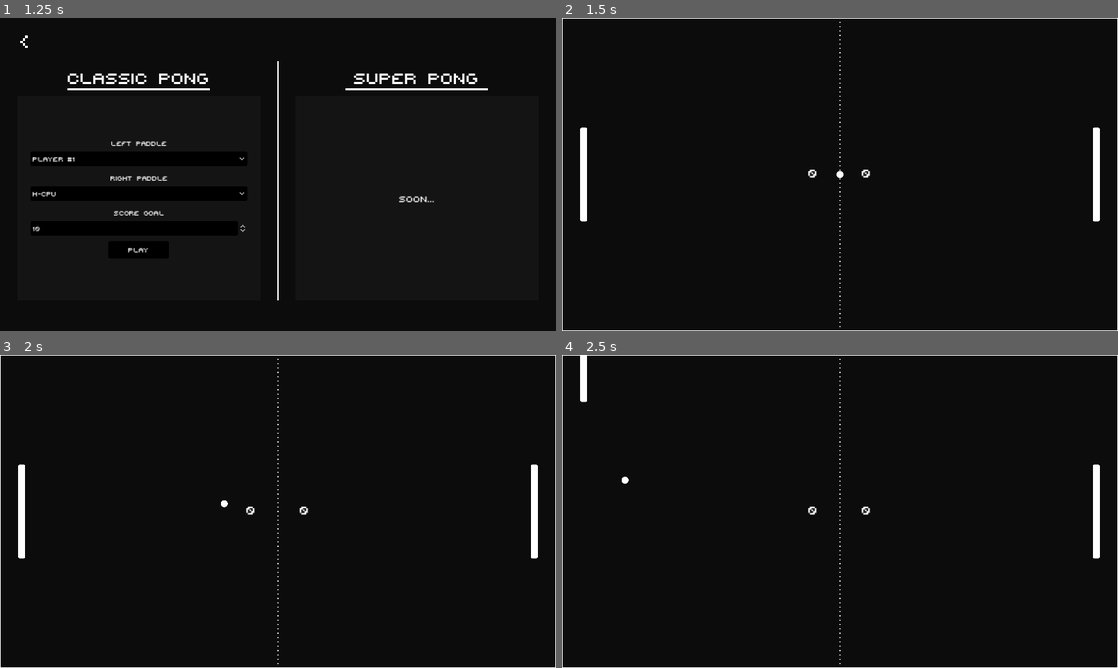
Above: before the commit, frames 1-4 (two rows, left to right).
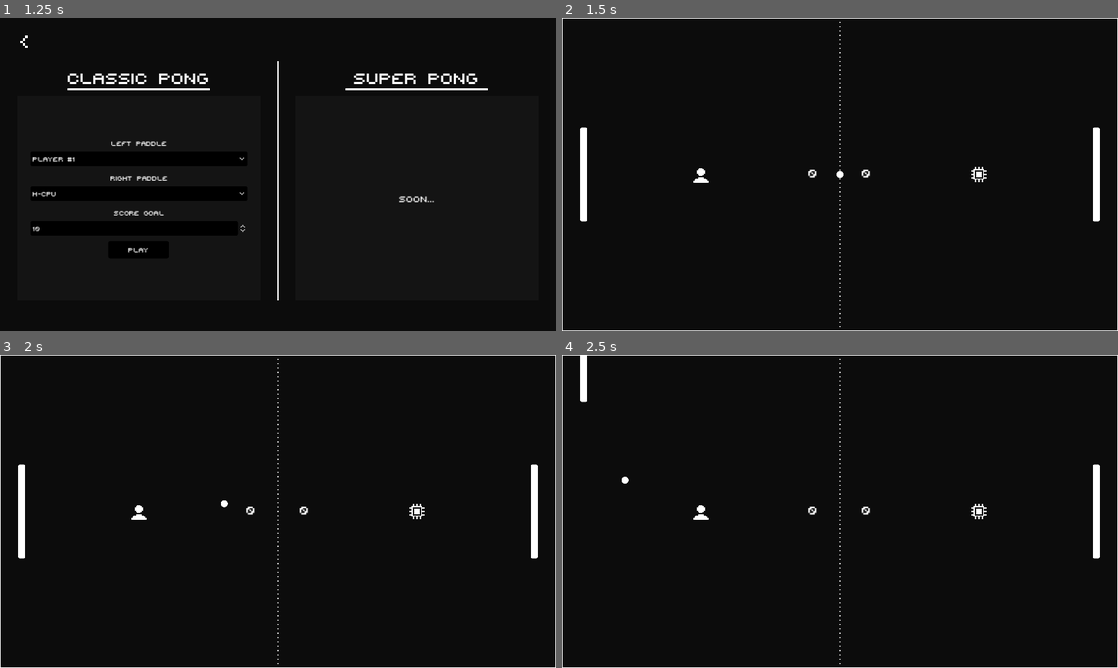
Above: after the commit, the same moments.

Repository: IamFastre/super-pong
Game: Godot game, scene res://scenes/levels/main_menu.tscn
The game is run twice, just before and just after one commit, with the same random seed, the same clock (stepped at 60 frames per second) and the same inputs.
Inputs:
- Up to frame 1 (1.25 s): click "Start" at 0.5 s
- Up to frame 2 (1.5 s): click "Play" at 1.25 s
- Up to frame 3 (2 s): no input
- Up to frame 4 (2.5 s): tap Enter at 2 s; hold W (p1_up) from 2.03 s (still down); hold Shift (p1_sprint) from 2.03 s (still down)

Frame 1 is identical in both runs. In frame 2, 0.1% of the frame differs, in the area x 23-77%, y 47-53%; in frame 3, 0.1%; in frame 4, 0.1%.

Commit message:
preparing for icons and shit

Diff:
--- a/scenes/levels/classic_game.tscn
+++ b/scenes/levels/classic_game.tscn
@@ -1,12 +1,14 @@
-[gd_scene load_steps=11 format=3 uid="uid://dltch8mu6bqjt"]
+[gd_scene load_steps=13 format=3 uid="uid://dltch8mu6bqjt"]
 
 [ext_resource type="Script" path="res://scenes/levels/scripts/classic_game.gd" id="1_ubcwj"]
 [ext_resource type="Resource" uid="uid://dqeana3x1moju" path="res://resources/human_p1.tres" id="2_s2r8m"]
 [ext_resource type="FontFile" uid="uid://b5sue0dl0b1fx" path="res://assets/fonts/PIXY.ttf" id="3_6oe0o"]
 [ext_resource type="Resource" uid="uid://dbskre3v64m5" path="res://resources/cpu_medium.tres" id="3_6vntd"]
 [ext_resource type="PackedScene" uid="uid://lpkcoh61r2ge" path="res://scenes/goal.tscn" id="4_tbatq"]
+[ext_resource type="Texture2D" uid="uid://myh5fbkadyuv" path="res://assets/icons/human.png" id="5_i1nia"]
 [ext_resource type="PackedScene" uid="uid://dvb1h8bxlrwhn" path="res://scenes/wall.tscn" id="5_vegqf"]
 [ext_resource type="Texture2D" uid="uid://cydgbs0cjm5ip" path="res://assets/sprites/net.png" id="6_4ac5h"]
+[ext_resource type="Texture2D" uid="uid://c4ttu450ldlbl" path="res://assets/icons/cpu.png" id="6_gs3vl"]
 [ext_resource type="PackedScene" uid="uid://da7h22hlyy5v1" path="res://scenes/paddle.tscn" id="7_2a724"]
 [ext_resource type="Theme" uid="uid://6okv6pwxtji0" path="res://ui/themes/main.tres" id="9_gurx6"]
 [ext_resource type="Texture2D" uid="uid://bhbp6560u0mtw" path="res://ui/assets/pause.png" id="10_n6lk1"]
@@ -15,26 +17,41 @@
 script = ExtResource("1_ubcwj")
 left_info = ExtResource("2_s2r8m")
 left_goal = NodePath("GoalLeft")
-left_label = NodePath("Scores/P1")
+left_label = NodePath("Background/Scores/P1")
 left_paddle = NodePath("PaddleLeft")
 right_info = ExtResource("3_6vntd")
 right_goal = NodePath("GoalRight")
-right_label = NodePath("Scores/P2")
+right_label = NodePath("Background/Scores/P2")
 right_paddle = NodePath("PaddleRight")
 
-[node name="Scores" type="Control" parent="."]
+[node name="Background" type="Control" parent="."]
 layout_mode = 3
 anchors_preset = 0
 offset_right = 1280.0
 offset_bottom = 720.0
 
-[node name="P1" type="Label" parent="Scores"]
+[node name="Scores" type="Control" parent="Background"]
+layout_mode = 1
+anchor_left = 0.5
+anchor_top = 0.5
+anchor_right = 0.5
+anchor_bottom = 0.5
+offset_left = -640.0
+offset_top = -360.0
+offset_right = 640.0
+offset_bottom = 360.0
+
+[node name="P1" type="Label" parent="Background/Scores"]
 layout_mode = 1
 anchors_preset = -1
-offset_left = 540.0
-offset_top = 335.0
-offset_right = 590.0
-offset_bottom = 375.0
+anchor_left = 0.461
+anchor_top = 0.493
+anchor_right = 0.461
+anchor_bottom = 0.493
+offset_left = -50.08
+offset_top = -19.96
+offset_right = -0.0800171
+offset_bottom = 20.04
 grow_horizontal = 2
 grow_vertical = 2
 theme_override_fonts/font = ExtResource("3_6oe0o")
@@ -45,13 +62,17 @@
 autowrap_mode = 2
 metadata/_edit_use_anchors_ = true
 
-[node name="P2" type="Label" parent="Scores"]
+[node name="P2" type="Label" parent="Background/Scores"]
 layout_mode = 1
 anchors_preset = -1
-offset_left = 690.0
-offset_top = 335.0
-offset_right = 740.0
-offset_bottom = 375.0
+anchor_left = 0.539
+anchor_top = 0.493
+anchor_right = 0.539
+anchor_bottom = 0.493
+offset_left = 0.0799561
+offset_top = -19.96
+offset_right = 50.08
+offset_bottom = 20.04
 grow_horizontal = 2
 grow_vertical = 2
 theme_override_fonts/font = ExtResource("3_6oe0o")
@@ -59,6 +80,51 @@
 text = "0"
 vertical_alignment = 1
 autowrap_mode = 2
+metadata/_edit_use_anchors_ = true
+
+[node name="Icons" type="Control" parent="Background"]
+layout_mode = 1
+anchor_left = 0.5
+anchor_top = 0.5
+anchor_right = 0.5
+anchor_bottom = 0.5
+offset_left = -640.0
+offset_top = -360.0
+offset_right = 640.0
+offset_bottom = 360.0
+
+[node name="P1" type="TextureRect" parent="Background/Icons"]
+texture_filter = 1
+layout_mode = 1
+anchors_preset = -1
+anchor_left = 0.25
+anchor_top = 0.5
+anchor_right = 0.25
+anchor_bottom = 0.5
+offset_left = -20.0
+offset_top = -20.0
+offset_right = 20.0
+offset_bottom = 20.0
+grow_horizontal = 2
+grow_vertical = 2
+texture = ExtResource("5_i1nia")
+metadata/_edit_use_anchors_ = true
+
+[node name="P2" type="TextureRect" parent="Background/Icons"]
+texture_filter = 1
+layout_mode = 1
+anchors_preset = -1
+anchor_left = 0.75
+anchor_top = 0.5
+anchor_right = 0.75
+anchor_bottom = 0.5
+offset_left = -20.0001
+offset_top = -20.0
+offset_right = 19.9999
+offset_bottom = 20.0
+grow_horizontal = 2
+grow_vertical = 2
+texture = ExtResource("6_gs3vl")
 metadata/_edit_use_anchors_ = true
 
 [node name="GoalLeft" parent="." instance=ExtResource("4_tbatq")]
Binary file added: assets/icons/cpu.png
Not shown, added: assets/icons/cpu.png.import
Binary file added: assets/icons/e-cpu.png
Not shown, added: assets/icons/e-cpu.png.import
Binary file added: assets/icons/h-cpu.png
Not shown, added: assets/icons/h-cpu.png.import
Binary file added: assets/icons/human-1.png
Not shown, added: assets/icons/human-1.png.import
Binary file added: assets/icons/human-2.png
Not shown, added: assets/icons/human-2.png.import
Binary file added: assets/icons/human.png
Not shown, added: assets/icons/human.png.import
(and 2 more such lines)
